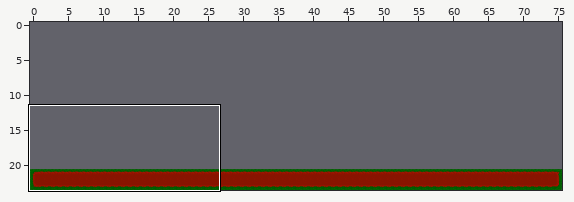
Level history. Tiled map: res/Maps/test_map.tmx. The picture above shows the old version from afar; the outline marks the close-up.
Close-up. Before the commit:
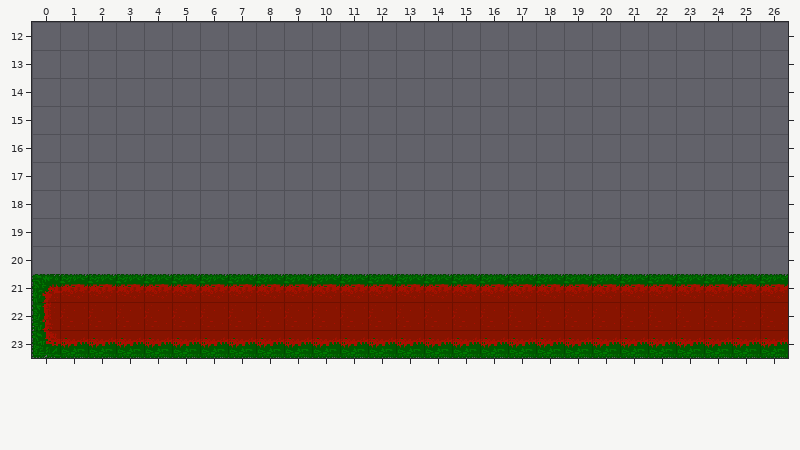
Cells are 32x32 px. Shown: x 0..26, y 12..23. The commit also changed other parts of the map, which this record leaves out.
Now the later version:
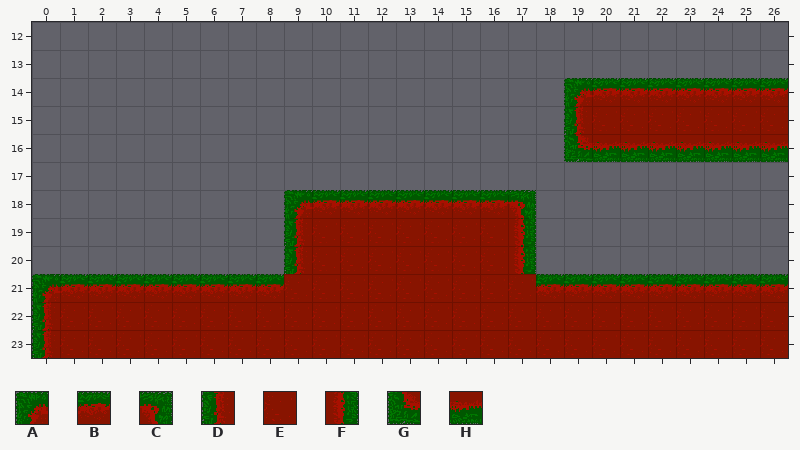
Key: from "tileset_jungle_test": A 0, B 1, C 2, D 3, E 4, F 5, G 6, H 7.
_ is an empty cell.
From old to new:
Layer "Tile Layer 1":
y 14: x 19..26 ________ -> ABBBBBBB
y 15: x 19..26 ________ -> DEEEEEEE
y 16: x 19..26 ________ -> GHHHHHHH
y 18: x 9..17 _________ -> ABBBBBBBC
y 19..20: x 9..17 _________ -> DEEEEEEEF
y 21: x 9..17 BBBBBBBBB -> EEEEEEEEE
y 23: x 0..26 GHHHHHHHHHHHHHHHHHHHHHHHHHH -> DEEEEEEEEEEEEEEEEEEEEEEEEEE
Boxes around the changes in both close-ups, in picture pixels (x1, y1, x2, y2):
added: (564, 78, 788, 162)
changed: (284, 190, 536, 299)
changed: (32, 330, 788, 358)
